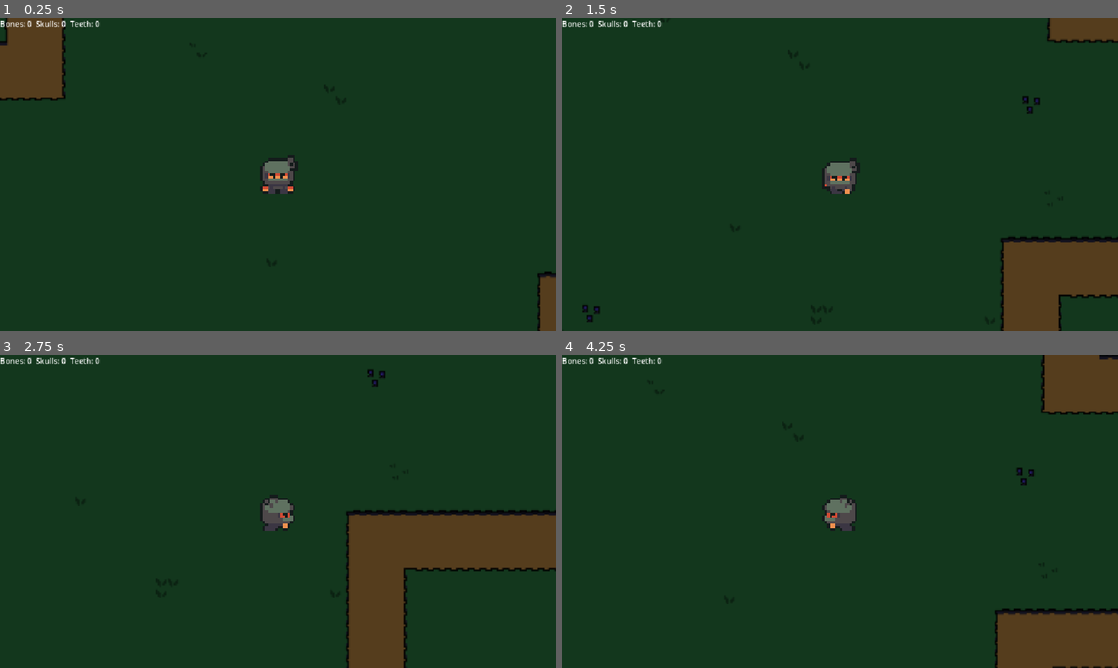
Above: before the commit, frames 1-4 (two rows, left to right).
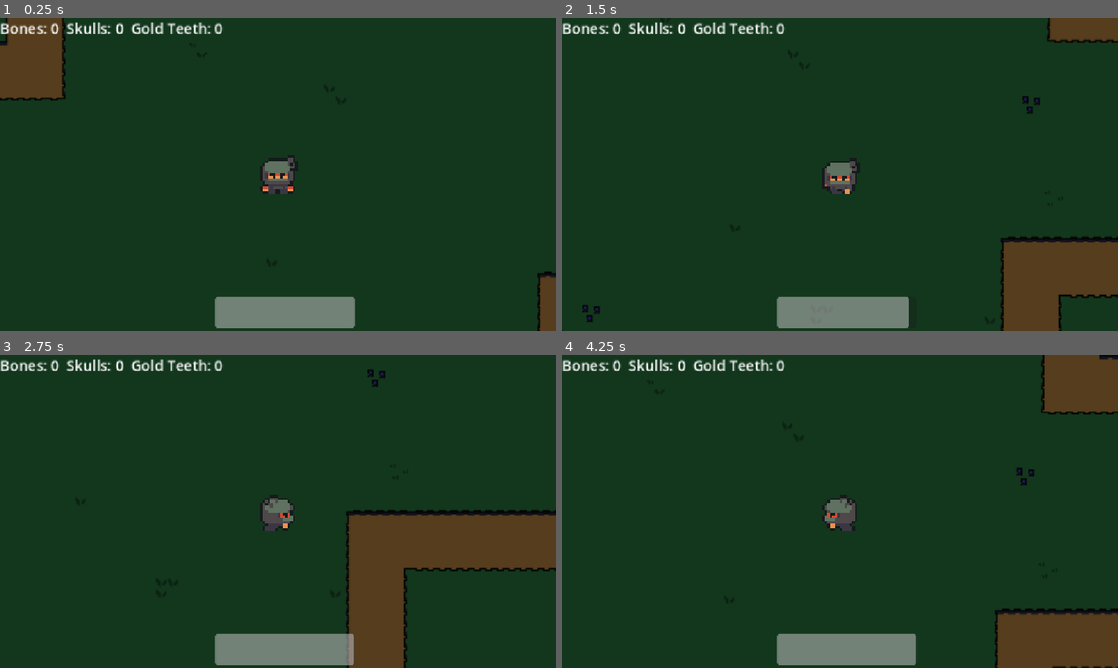
Above: after the commit, the same moments.

Repository: Astern27/Bare-Bones-Game
Game: Godot game, scene res://main.tscn
The game is run twice, just before and just after one commit, with the same random seed, the same clock (stepped at 60 frames per second) and the same inputs.
Inputs:
- Up to frame 1 (0.25 s): no input
- Up to frame 2 (1.5 s): tap Enter at 0.5 s; hold Right (ui_right) 0.53-1.28 s; hold Space (Dig) 0.53-1.28 s; tap Shift (Sprint) at 0.8, 1.35 s; hold Down (ui_down) from 1.28 s (still down)
- Up to frame 3 (2.75 s): tap Space (Dig) at 1.55 s; release Down (ui_down) at 2.03 s; hold Right (ui_right) from 2.03 s (still down); hold Space (Dig) from 2.03 s (still down); tap Shift (Sprint) at 2.3 s
- Up to frame 4 (4.25 s): release Right (ui_right) at 2.78 s; release Space (Dig) at 2.78 s; hold Up (ui_up) 2.78-3.53 s; tap Shift (Sprint) at 2.85, 3.8 s; tap Space (Dig) at 3.05 s; hold Left (ui_left) from 3.53 s (still down); hold Space (Dig) from 3.53 s (still down)

The runs differ from the first frame. In frame 1, 3.4% of the frame differs, in the area x 0-64%, y 0-100%; in frame 2, 3.3%; in frame 3, 3.4%; in frame 4, 3.4%.

Commit message:
Better Digging

Diff:
--- a/dig.gd
+++ b/dig.gd
@@ -1,23 +1,28 @@
 extends Node2D
 
-var player
+@onready var player = get_node("../../Player")
 
 func _ready() -> void:
-	get_node("Sprite2D").visible = false;
+	$Sprite2D.visible = false;
+	$ProgressBar.visible = false;
 	randomize()
-	player = get_node("../../Player")
 
 func _process(delta: float) -> void:
-	if (Input.is_action_just_pressed("Dig")):
-		var bodies = get_node("Area2D").get_overlapping_bodies()
+	if (Input.is_action_pressed("Dig")):
+		var bodies = $Area2D.get_overlapping_bodies()
 		for body in bodies:
-			if body == player and !get_node("Sprite2D").visible:
-				get_node("Sprite2D").visible = true;
-				var chance = randi() % 10
-				if chance <= 4:
-					player.bones += (randi() % 4) + 3
-				elif chance <= 7:
-					player.skulls += (randi() % 2) + 1
-				else:
-					player.teeth += 1
-				get_node("../../CanvasLayer/Label").text = "Bones: " + str(player.bones) + "  Skulls: " + str(player.skulls) + "  Teeth: " + str(player.teeth)
+			if body == player and !$Sprite2D.visible and get_node("../../CanvasLayer/Stamina").value >= 1:
+				$ProgressBar.visible = true
+				$ProgressBar.value -= .5
+				get_node("../../CanvasLayer/Stamina").value -= 1
+				if $ProgressBar.value == 0:
+					$Sprite2D.visible = true
+					$ProgressBar.visible = false
+					var chance = randi() % 20
+					if chance <= 10:
+						player.bones += (randi() % 4) + 3
+					elif chance <= 16:
+						player.skulls += (randi() % 2) + 1
+					else:
+						player.teeth += 1
+					get_node("../../CanvasLayer/Label").text = "Bones: " + str(player.bones) + "  Skulls: " + str(player.skulls) + "  Gold Teeth: " + str(player.teeth)
--- a/dig.tscn
+++ b/dig.tscn
@@ -17,3 +17,13 @@
 
 [node name="CollisionShape2D" type="CollisionShape2D" parent="Area2D" unique_id=1808206051]
 shape = SubResource("RectangleShape2D_o001h")
+
+[node name="ProgressBar" type="ProgressBar" parent="." unique_id=2053312790]
+modulate = Color(1, 0, 0, 1)
+offset_left = -200.0
+offset_top = 214.0
+offset_right = 198.0
+offset_bottom = 289.0
+max_value = 50.0
+value = 50.0
+show_percentage = false
--- a/main.tscn
+++ b/main.tscn
@@ -1600,6 +1600,9 @@
 "speed": 5.0
 }]
 
+[sub_resource type="LabelSettings" id="LabelSettings_lquwl"]
+font_size = 20
+
 [node name="Main" type="Node2D" unique_id=10467225]
 
 [node name="TileMap" type="TileMap" parent="." unique_id=1418558538]
@@ -1668,8 +1671,20 @@
 [node name="CanvasLayer" type="CanvasLayer" parent="." unique_id=146646989]
 
 [node name="Label" type="Label" parent="CanvasLayer" unique_id=446872950]
-offset_right = 40.0
+offset_right = 247.0
 offset_bottom = 23.0
+scale = Vector2(1.5, 1.5)
 size_flags_horizontal = 0
 size_flags_vertical = 0
-text = "Bones: 0  Skulls: 0  Teeth: 0"
+text = "Bones: 0  Skulls: 0  Gold Teeth: 0"
+label_settings = SubResource("LabelSettings_lquwl")
+
+[node name="Stamina" type="ProgressBar" parent="CanvasLayer" unique_id=1271830293]
+offset_left = 446.0
+offset_top = 577.0
+offset_right = 735.0
+offset_bottom = 642.0
+size_flags_horizontal = 4
+size_flags_vertical = 8
+value = 100.0
+show_percentage = false
--- a/player.gd
+++ b/player.gd
@@ -4,25 +4,32 @@
 static var bones = 0
 static var skulls = 0
 static var teeth = 0
+static var max_stamina = 100;
 
 # Track the last direction the player faced (defaults to down)
 var current_direction: String = "down"
 
 func _ready() -> void:
 	AnimatedSprite.play("idle_down")
+	get_node("../CanvasLayer/Stamina").max_value = max_stamina
 
 func _physics_process(delta: float) -> void:
 	var direction = Input.get_vector("ui_left", "ui_right", "ui_up", "ui_down")
 
 	if direction != Vector2.ZERO:
-		if Input.is_action_pressed("Sprint"):
+		if Input.is_action_pressed("Sprint") and get_node("../CanvasLayer/Stamina").value > 0:
 			velocity = direction * 200
+			get_node("../CanvasLayer/Stamina").value -= 1.7;
 		else:
 			velocity = direction * 80
+			if get_node("../CanvasLayer/Stamina").value > 1:
+				get_node("../CanvasLayer/Stamina").value += .3
 
 		update_direction_string(direction)
 	else:
 		velocity = Vector2.ZERO
+		if !(Input.is_action_pressed("Dig") and get_node("../CanvasLayer/Stamina").value <= 1):
+			get_node("../CanvasLayer/Stamina").value += .5
 
 	move_and_slide()
 	update_animation(direction)
